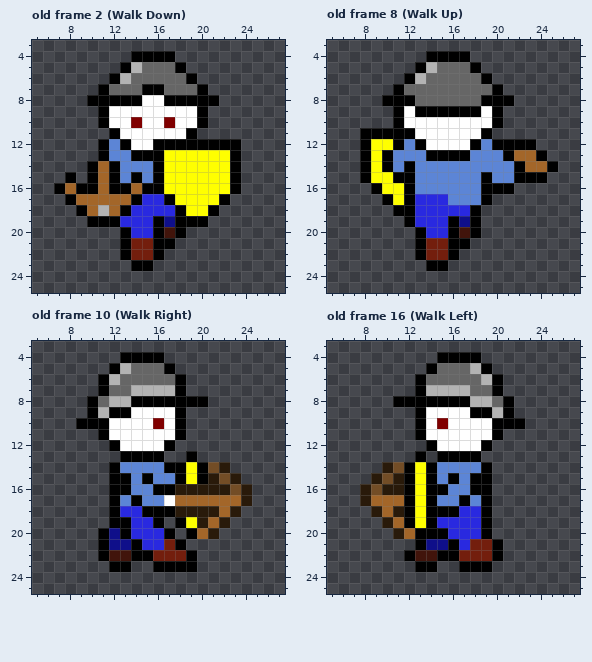
Pixel-art file, stored at resources/metasprites/dungeon/crossbow-man.aseprite. Above is the file before it was changed.
32x32 pixels, 20 frames. Shown: old frame 2 (Walk Down): x 5..27, y 3..25; old frame 8 (Walk Up): x 5..27, y 3..25; old frame 10 (Walk Right): x 5..27, y 3..25; old frame 16 (Walk Left): x 5..27, y 3..25.
After:
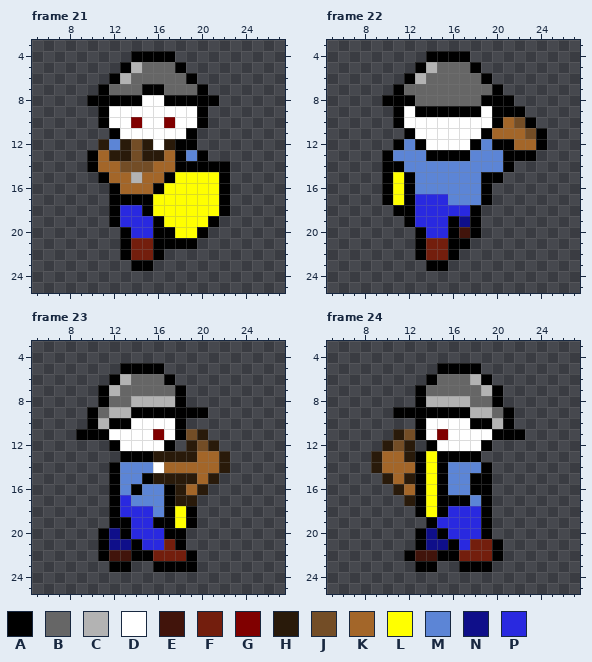
Palette (. is transparent): A #000000  B #666666  C #b3b3b3  D #ffffff  E #41140b  F #731e0d  G #800000  H #291a0a  J #734d26  K #a36629  L #ffff00  M #5c85d6  N #0f0f8a  P #2929e0
A new or re-ordered frame is compared with the old frame closest to it.
What changed:
frames 20 -> 24
Changed rows in their new state; - is an unchanged pixel.
Frame 21 is new; against old frame 2 (Walk Down), layers "Crossbow", "Shield":
first column x 7:
12 ----H-HJHDH--....
13 ---AKHHJHHKAMA...
14 -----KJJJKKAAAAA.
15 -.-.AKKCKKA----A.
16 .....-K-K------A.
17 -....AA-ALL------
18 --...AP-ALLL--LA-
19 ---..-----LLLLA--
20 ----------ALLA---
21 -----------AA----
Frame 22 is new; against old frame 8 (Walk Up), layers "Arms and legs", "Shield (Back)", "Crossbow (Back)":
first column x 8:
 9 -------------AA---
10 -------------KJA--
11 ....--------KKKJA-
12 ...-----------KKA-
13 ..------------AA.-
14 ..-AM--------A....
15 ..AL--------A....-
16 -.A---------..----
Frame 23 is new; against old frame 10 (Walk Right):
first column x 9:
 4 ----....--------
 5 ---.AAAA.-------
 6 --.AC---A.------
 7 ---C-BBBB-------
 8 -.ABBCCCC-..----
 9 --BCCAAAA-AA----
10 .-CAA--D--------
11 AA-----G--JH----
12 ----------HJH---
13 -------HHHHKKH--
14 -------DKKKKK---
15 ----M--HHHHK-..-
16 ----MA-M--K-....
17 ----PM--AHH.....
18 ------PM-LA....-
19 --------ALA...--
20 ---------A...---
Frame 24 is new; against old frame 16 (Walk Left):
first column x 8:
 4 -------....----
 5 ------.AAAA.---
 6 -----.A---CA.--
 7 ------BBBB-C---
 8 ---..-CCCCBBA.-
 9 ---AA-AAAACCB--
10 -------D--AAC-.
11 ---HJ--G-----AA
12 --HJH----------
13 -HKKH-L--------
14 -HKKKALA-------
15 -.HKHALAM------
16 ...-KAL--------
17 ....HALAA------
18 -....AL-P------
19 --....---------
20 ---..-N--------
Where, in picture pixels (left, top, right, bottom), the same in both pictures:
changed: (54, 139, 241, 249)
changed: (492, 106, 558, 194)
changed: (360, 128, 415, 194)
changed: (76, 352, 252, 539)
changed: (360, 352, 525, 539)
